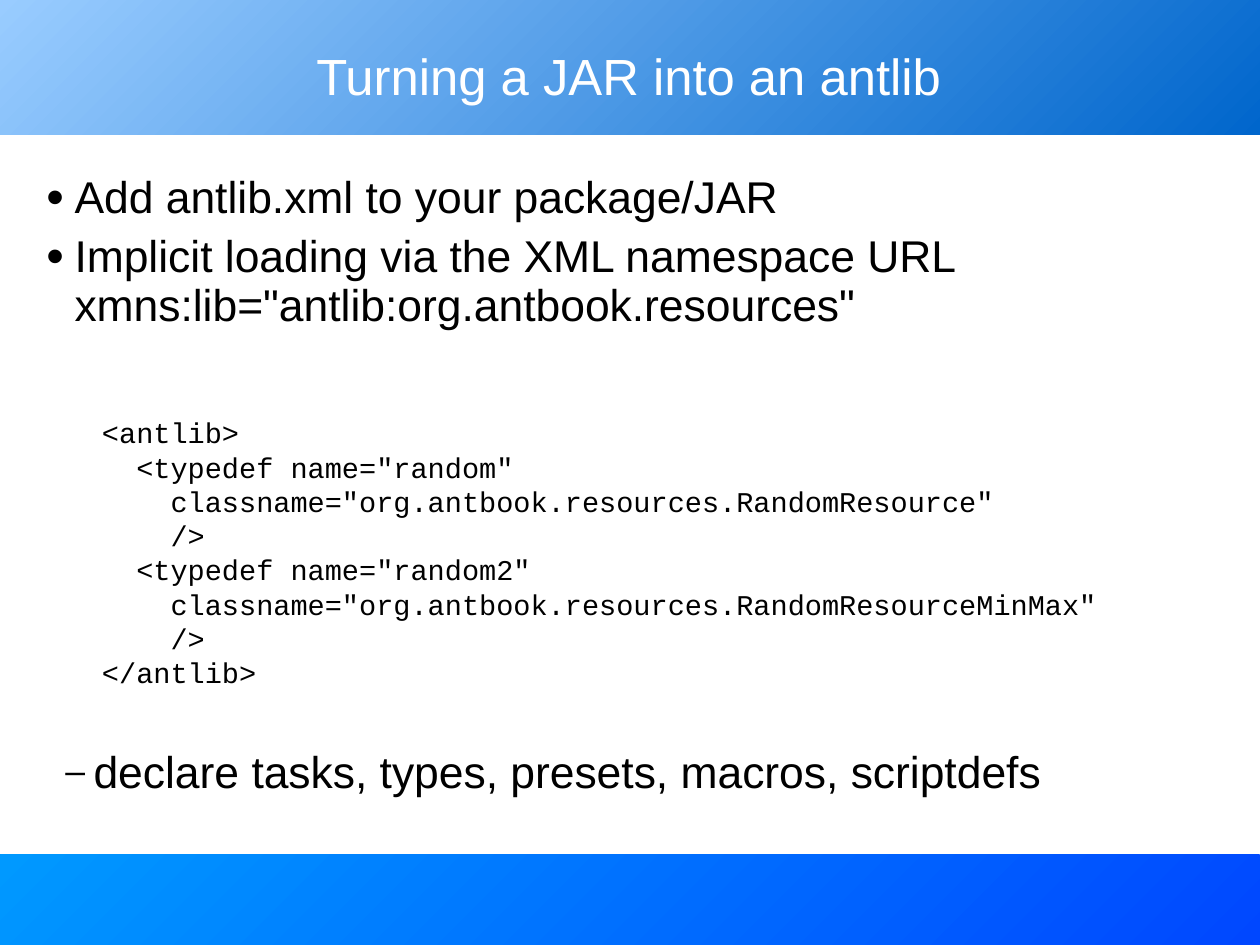
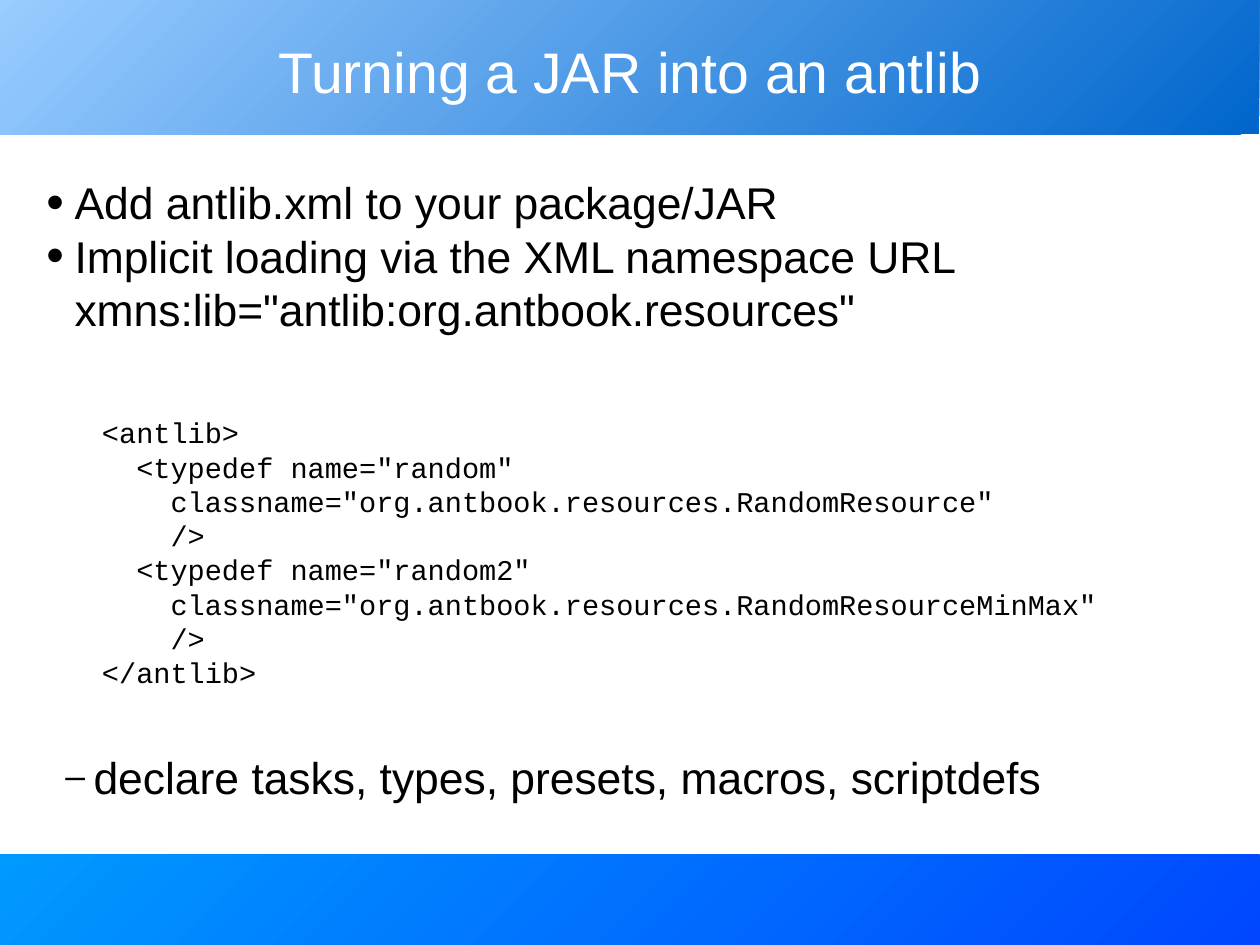
Before and after one commit to BeatrizTercero/repoSvnAnt, a slide deck: slide 27 of core/trunk/docs/slides/extending_ant.odp. Drawn at 1260x945 pixels with LibreOffice and Linux fonts; fonts in the diff are those of the drawing. Boxes give left, top, right and bottom in pixels: in the first picture for what was removed or moved away, otherwise in the second. Text is boxed around its words. In the diff, an @@ line names an element or a change of style, - is before the commit and + after.

```diff
--- a/core/trunk/docs/slides/extending_ant.odp
+++ b/core/trunk/docs/slides/extending_ant.odp
@@ title "Turning a JAR into an ...": place and size @@
-title "Turning a JAR into an ..." at box(316, 58, 941, 106)
+title "Turning a JAR into an ..." at box(278, 51, 981, 104)
@@ title "Turning a JAR into an ..." at box(278, 51, 981, 104): size 32 to 36 pt; vertical alignment top to middle @@
@@ text "Add antlib.xml to your package/JAR" at box(75, 186, 956, 335): line spacing 0.9 to 1; less space between paragraphs @@
@@ text "declare tasks, types, presets, macros, ..." at box(94, 761, 1041, 803): line spacing 0.9 to 1; less space between paragraphs @@
```
Also in this commit, not shown: 29 other slides changed.
